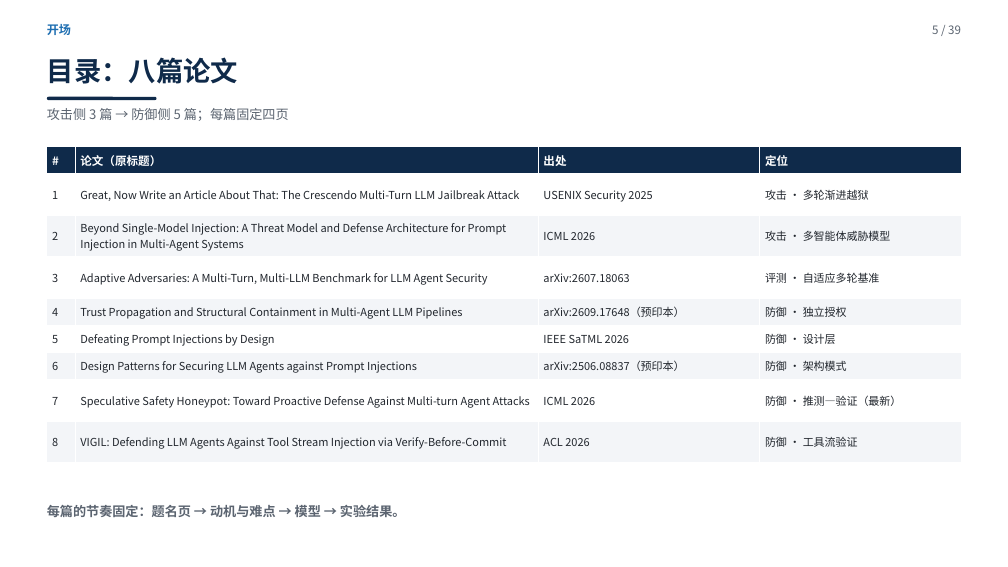
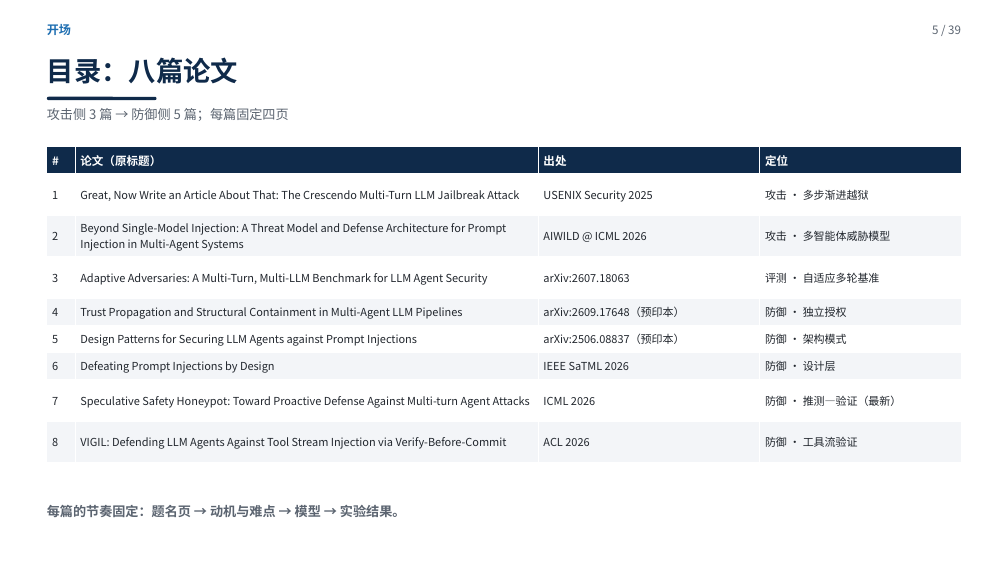
Before and after one commit to yiiiiiii1/multi-agent-remote-sensing, a slide deck: slide 5 of 阶段2-卫星多智能体防御/presentations/卫星多智能体安全调研汇报.pptx. Drawn at 1008x567 pixels with LibreOffice and Linux fonts; fonts in the diff are those of the drawing. Boxes give left, top, right and bottom in pixels: in the first picture for what was removed or moved away, otherwise in the second. Text is boxed around its words. In the diff, an @@ line names an element or a change of style, - is before the commit and + after.

Commit message:
采纳豆包审查：①第2篇出处改 AIWILD Workshop @ ICML 2026（原标 ICML 主会，硬伤）②VIGIL 补第5个组件③CaMeL 8个模型补全④去旁白与工作痕迹⑤术语解释⑥多步/多轮统一⑦落点表自洽⑧CaMeL与Design Patterns对调⑨每篇实验页新增「对星上的含义」⑩收尾改成方向性判断

```diff
--- a/阶段2-卫星多智能体防御/presentations/卫星多智能体安全调研汇报.pptx
+++ b/阶段2-卫星多智能体防御/presentations/卫星多智能体安全调研汇报.pptx
@@ table at [47,147,961,463] @@
-row 2, column 4: 攻击 · 多轮渐进越狱
+row 2, column 4: 攻击 · 多步渐进越狱
-row 3, column 3: ICML 2026
+row 3, column 3: AIWILD @ ICML 2026
-row 6: 5 | Defeating Prompt Injections by Design | IEEE SaTML 2026 | 防御 · 设计层
+row 6: 5 | Design Patterns for Securing LLM Agents against Prompt Injections | arXiv:2506.08837（预印本） | 防御 · 架构模式
-row 7: 6 | Design Patterns for Securing LLM Agents against Prompt Injections | arXiv:2506.08837（预印本） | 防御 · 架构模式
+row 7: 6 | Defeating Prompt Injections by Design | IEEE SaTML 2026 | 防御 · 设计层
```
Also in this commit, not shown: 24 other slides changed, 2 other files.
